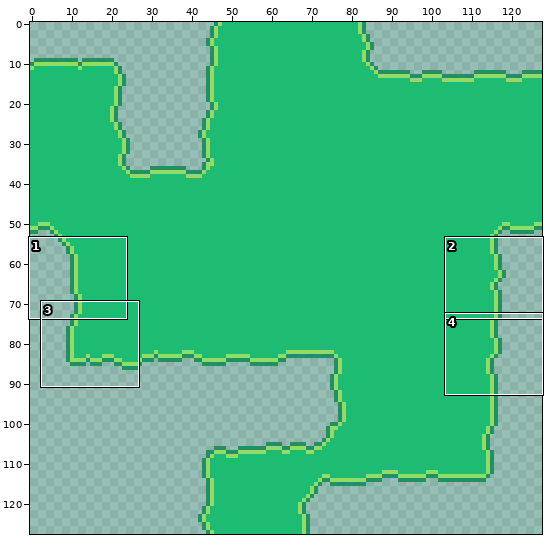
One commit to this pixel-art file: Assets/World_Objects/Ground/meadow_ground.ase. Above, an overview of the earlier version with the close-up marked.
Close-up. Earlier state:
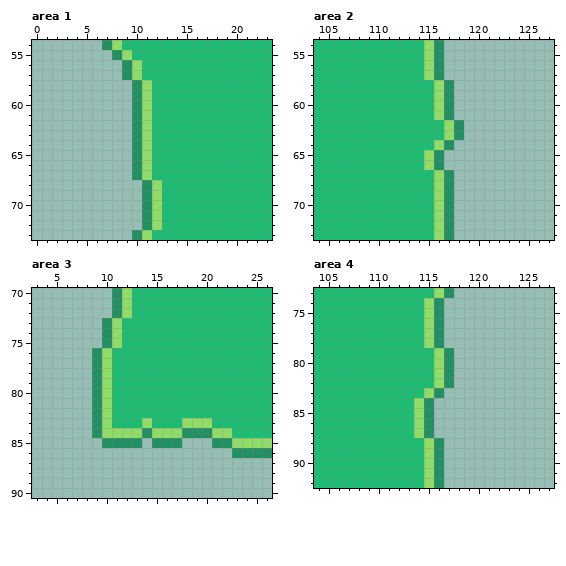
128x128 pixels, 1 frame. Shown: area 1: x 0..23, y 54..73; area 2: x 104..127, y 54..73; area 3: x 3..26, y 70..90; area 4: x 104..127, y 73..92. The commit also changed other parts of the picture, which this record leaves out.
The same view after the edit:
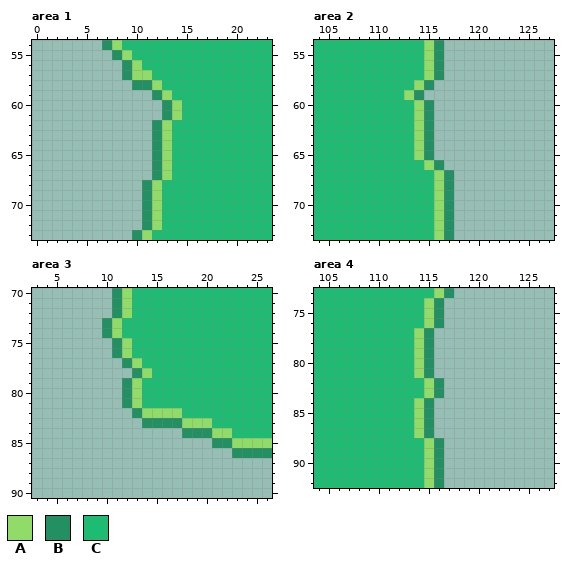
Palette (. is transparent): A #91db69  B #239063  C #1ebc73
From old to new:
Area 1:
y 57: x 11 C -> A
y 58: x 11..12 AC -> BA
y 59: x 10..13 BACC -> ..BA
y 60..61: x 10..14 BACCC -> ...BA
y 62..67: x 10..13 BACC -> ..BA
Area 2:
y 58: x 114..117 CCAB -> AB..
y 59: x 113..117 CCCAB -> AB...
y 60..61: x 114..117 CCAB -> AB..
y 62..63: x 114..118 CCCAB -> AB...
y 64: x 114..117 CCAB -> AB..
y 65: x 114..116 CAB -> AB.
Area 3:
y 75: x 10..12 BAC -> .BA
y 76: x 9..12 BACC -> ..BA
y 77: x 9..13 BACCC -> ...BA
y 78: x 9..14 BACCCC -> ....BA
y 79..81: x 9..13 BACCC -> ...BA
y 82: x 9..17 BACCCCCCC -> ....BAAAA
y 83: x 9..17 BACCCACCC -> .....BBBB
y 84: x 9..17 BAAAABAAA -> .........
y 85: x 10..13 BBBB -> ....; x 15..17 BBB -> ...
Area 4:
y 77..78: x 114..116 CAB -> AB.
y 79..81: x 114..117 CCAB -> AB..
y 82: x 115..117 CAB -> AB.
Pixel boxes of the changes (left, top, right, bottom) in both close-ups:
changed: (132, 70, 182, 180)
changed: (404, 80, 464, 160)
changed: (92, 338, 182, 448)
changed: (414, 328, 454, 388)
